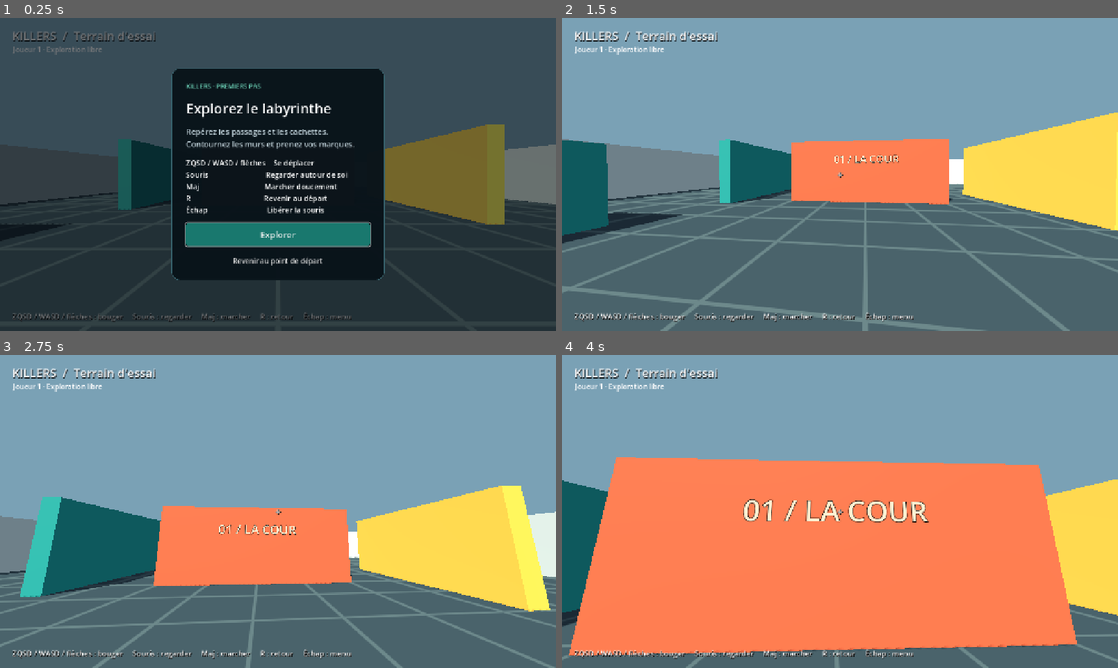
Above: before the commit, frames 1-4 (two rows, left to right).
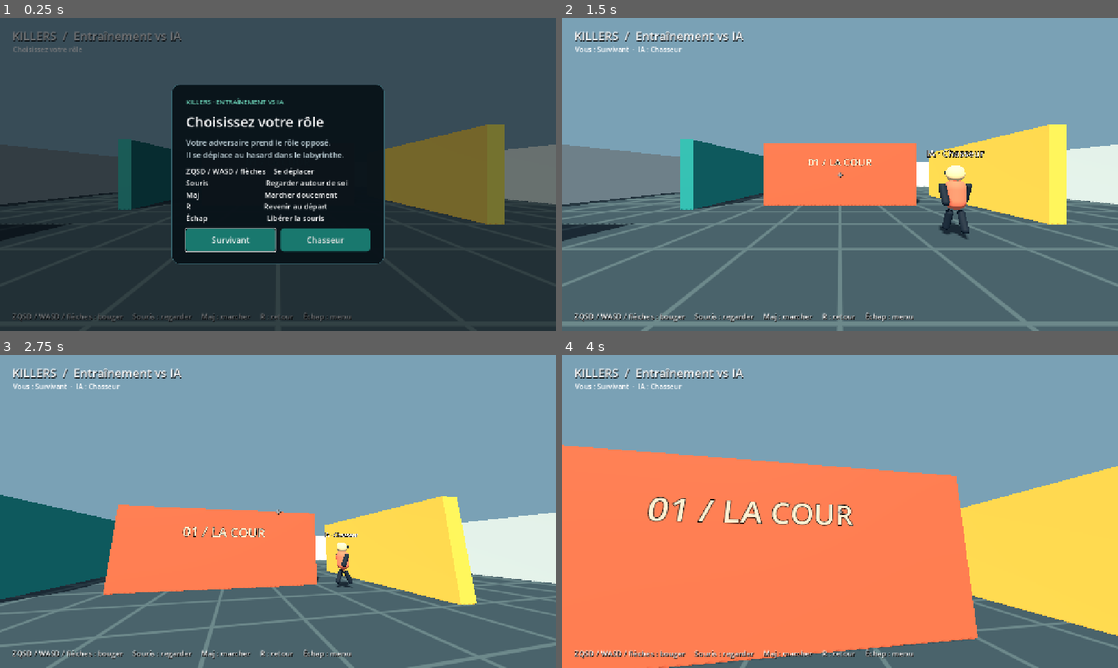
Above: after the commit, the same moments.

Repository: lemhaba10/games
Game: Godot game, scene res://scenes/practice_arena.tscn
Two runs of this game, one before a commit and one after it. Both use one fixed random seed, a clock stepped at 60 frames per second and the inputs below.
Inputs (mouse positions are in pixels of both pictures, inside the frame that each line leads up to):
- Up to frame 1 (0.25 s): no input
- Up to frame 2 (1.5 s): click (840, 233) at 0.5 s, where only the run before the commit has a clickable "Explorer"; click (789, 240) at 1.25 s, where only the run after the commit has a clickable "Survivant"
- Up to frame 3 (2.75 s): move the mouse to (305, 511) at 2.02 s; hold W (move_forward) from 2.03 s (still down); hold Shift (walk) from 2.03 s (still down)
- Up to frame 4 (4 s): keep holding W (move_forward); move the mouse to (812, 511) at 2.77 s; release Shift (walk) at 2.78 s; tap Shift (walk) at 2.85 s; move the mouse to (851, 505) at 3.52 s; hold Shift (walk) from 3.53 s (still down)

The runs differ from the first frame. In frame 1, 10% of the frame differs, in the area x 2-70%, y 4-84%; in frame 2, 21%, in the area x 0-100%, y 4-100%; in frame 3, 19%; in frame 4, 20%.

Commit message:
feat: add role selection and wandering AI training opponent

Diff:
--- /dev/null
+++ b/killers-game/config/ai_settings.gd
@@ -0,0 +1,7 @@
+class_name AISettings
+extends Resource
+
+@export_range(0.1, 2.0, 0.05) var speed_multiplier: float = 1.0
+@export_range(0.0, 5.0, 0.1, "suffix:s") var destination_pause: float = 0.4
+@export_range(1.0, 15.0, 0.5, "suffix:m") var minimum_trip_distance: float = 4.0
+@export_range(0.5, 5.0, 0.1, "suffix:s") var stuck_timeout: float = 1.5
--- /dev/null
+++ b/killers-game/config/ai_settings.tres
@@ -0,0 +1,10 @@
+[gd_resource type="Resource" script_class="AISettings" load_steps=2 format=3]
+
+[ext_resource type="Script" path="res://config/ai_settings.gd" id="1"]
+
+[resource]
+script = ExtResource("1")
+speed_multiplier = 1.0
+destination_pause = 0.4
+minimum_trip_distance = 4.0
+stuck_timeout = 1.5
--- a/killers-game/config/player_settings.gd
+++ b/killers-game/config/player_settings.gd
@@ -4,6 +4,7 @@
 
 @export_group("Déplacement")
 @export_range(0.5, 15.0, 0.1, "suffix:m/s") var run_speed: float = 5.0
+@export_range(0.5, 15.0, 0.1, "suffix:m/s") var hunter_run_speed: float = 5.2
 @export_range(0.5, 10.0, 0.1, "suffix:m/s") var walk_speed: float = 2.5
 @export_range(1.0, 60.0, 0.5, "suffix:m/s²") var acceleration: float = 24.0
 @export_range(1.0, 40.0, 0.5, "suffix:m/s²") var gravity: float = 20.0
--- a/killers-game/config/player_settings.tres
+++ b/killers-game/config/player_settings.tres
@@ -5,6 +5,7 @@
 [resource]
 script = ExtResource("1_settings")
 run_speed = 5.0
+hunter_run_speed = 5.2
 walk_speed = 2.5
 acceleration = 24.0
 gravity = 20.0
--- a/killers-game/scenes/player.tscn
+++ b/killers-game/scenes/player.tscn
@@ -8,6 +8,8 @@
 height = 1.8
 
 [node name="Player" type="CharacterBody3D"]
+collision_layer = 2
+collision_mask = 3
 script = ExtResource("1_player")
 settings = ExtResource("2_settings")
 floor_snap_length = 0.2
--- a/killers-game/scenes/practice_arena.tscn
+++ b/killers-game/scenes/practice_arena.tscn
@@ -1,8 +1,11 @@
-[gd_scene load_steps=37 format=3]
+[gd_scene load_steps=39 format=3]
 
 [ext_resource type="PackedScene" path="res://scenes/player.tscn" id="1_player"]
 [ext_resource type="Script" path="res://scripts/practice_arena.gd" id="2_arena"]
 [ext_resource type="Shader" path="res://materials/floor.gdshader" id="3_floor"]
+
+[ext_resource type="PackedScene" path="res://scenes/wandering_bot.tscn" id="4_bot"]
+[ext_resource type="Script" path="res://scripts/practice_navigation.gd" id="5_navigation"]
 
 [sub_resource type="Environment" id="Environment_day"]
 background_mode = 1
@@ -278,6 +281,13 @@
 [node name="Player" parent="." instance=ExtResource("1_player")]
 position = Vector3(0, 0.1, 10)
 
+[node name="Navigation" type="Node3D" parent="."]
+script = ExtResource("5_navigation")
+
+[node name="Bot" parent="." instance=ExtResource("4_bot")]
+position = Vector3(3, 0.1, 6)
+visible = false
+
 [node name="HUD" type="CanvasLayer" parent="."]
 
 [node name="Title" type="Label" parent="HUD"]
@@ -289,7 +299,7 @@
 theme_override_constants/shadow_offset_x = 1
 theme_override_constants/shadow_offset_y = 2
 theme_override_font_sizes/font_size = 27
-text = "KILLERS  /  Terrain d'essai"
+text = "KILLERS  /  Entraînement vs IA"
 
 [node name="PlayerName" type="Label" parent="HUD"]
 offset_left = 30.0
@@ -297,7 +307,7 @@
 offset_right = 400.0
 offset_bottom = 90.0
 theme_override_font_sizes/font_size = 16
-text = "Joueur 1 · Exploration libre"
+text = "Choisissez votre rôle"
 
 [node name="Help" type="Label" parent="HUD"]
 anchors_preset = 12
@@ -367,25 +377,25 @@
 
 [node name="Content" type="VBoxContainer" parent="HUD/Overlay/Center/Card/Margin"]
 layout_mode = 2
-theme_override_constants/separation = 18
+theme_override_constants/separation = 12
 
 [node name="Eyebrow" type="Label" parent="HUD/Overlay/Center/Card/Margin/Content"]
 layout_mode = 2
 theme_override_colors/font_color = Color(0.43, 0.84, 0.73, 1)
 theme_override_font_sizes/font_size = 15
-text = "KILLERS · PREMIERS PAS"
+text = "KILLERS · ENTRAÎNEMENT VS IA"
 
 [node name="Heading" type="Label" parent="HUD/Overlay/Center/Card/Margin/Content"]
 layout_mode = 2
 theme_override_font_sizes/font_size = 32
-text = "Explorez le labyrinthe"
+text = "Choisissez votre rôle"
 
 [node name="Description" type="Label" parent="HUD/Overlay/Center/Card/Margin/Content"]
 layout_mode = 2
 theme_override_colors/font_color = Color(0.75, 0.82, 0.85, 1)
 theme_override_font_sizes/font_size = 18
-text = "Repérez les passages et les cachettes.
-Contournez les murs et prenez vos marques."
+text = "Votre adversaire prend le rôle opposé.
+Il se déplace au hasard dans le labyrinthe."
 
 [node name="Controls" type="Label" parent="HUD/Overlay/Center/Card/Margin/Content"]
 layout_mode = 2
@@ -396,16 +406,36 @@
 R                                      Revenir au départ
 Échap                               Libérer la souris"
 
+[node name="Roles" type="HBoxContainer" parent="HUD/Overlay/Center/Card/Margin/Content"]
+layout_mode = 2
+theme_override_constants/separation = 12
+
+[node name="Survivor" type="Button" parent="HUD/Overlay/Center/Card/Margin/Content/Roles"]
+layout_mode = 2
+size_flags_horizontal = 3
+theme_override_font_sizes/font_size = 19
+theme_override_styles/normal = SubResource("Style_button")
+theme_override_styles/hover = SubResource("Style_hover")
+text = "Survivant"
+
+[node name="Hunter" type="Button" parent="HUD/Overlay/Center/Card/Margin/Content/Roles"]
+layout_mode = 2
+size_flags_horizontal = 3
+theme_override_font_sizes/font_size = 19
+theme_override_styles/normal = SubResource("Style_button")
+theme_override_styles/hover = SubResource("Style_hover")
+text = "Chasseur"
+
 [node name="Resume" type="Button" parent="HUD/Overlay/Center/Card/Margin/Content"]
 layout_mode = 2
 theme_override_font_sizes/font_size = 20
 theme_override_styles/normal = SubResource("Style_button")
 theme_override_styles/hover = SubResource("Style_hover")
 theme_override_styles/pressed = SubResource("Style_button")
-text = "Explorer"
+text = "Reprendre"
 
 [node name="Reset" type="Button" parent="HUD/Overlay/Center/Card/Margin/Content"]
 layout_mode = 2
 theme_override_font_sizes/font_size = 16
-text = "Revenir au point de départ"
+text = "Recommencer l’entraînement"
 flat = true
--- /dev/null
+++ b/killers-game/scenes/wandering_bot.tscn
@@ -0,0 +1,98 @@
+[gd_scene load_steps=11 format=3]
+
+[ext_resource type="Script" path="res://scripts/wandering_bot.gd" id="1"]
+[ext_resource type="Resource" path="res://config/player_settings.tres" id="2"]
+[ext_resource type="Resource" path="res://config/ai_settings.tres" id="3"]
+
+[sub_resource type="CapsuleShape3D" id="Body"]
+radius = 0.35
+height = 1.8
+
+[sub_resource type="StandardMaterial3D" id="Dark"]
+albedo_color = Color(0.08, 0.13, 0.18, 1)
+roughness = 0.8
+
+[sub_resource type="StandardMaterial3D" id="Skin"]
+albedo_color = Color(0.90, 0.74, 0.54, 1)
+roughness = 0.85
+
+[sub_resource type="CapsuleMesh" id="Torso"]
+radius = 0.26
+height = 0.8
+
+[sub_resource type="SphereMesh" id="Head"]
+material = SubResource("Skin")
+radius = 0.22
+height = 0.44
+
+[sub_resource type="CapsuleMesh" id="Limb"]
+material = SubResource("Dark")
+radius = 0.09
+height = 0.6
+
+[sub_resource type="BoxMesh" id="Visor"]
+material = SubResource("Dark")
+size = Vector3(0.30, 0.1, 0.1)
+
+[node name="Bot" type="CharacterBody3D"]
+collision_layer = 2
+collision_mask = 3
+script = ExtResource("1")
+movement_settings = ExtResource("2")
+ai_settings = ExtResource("3")
+floor_snap_length = 0.2
+
+[node name="Collision" type="CollisionShape3D" parent="."]
+position = Vector3(0, 0.9, 0)
+shape = SubResource("Body")
+
+[node name="Model" type="Node3D" parent="."]
+
+[node name="Torso" type="MeshInstance3D" parent="Model"]
+position = Vector3(0, 1.08, 0)
+mesh = SubResource("Torso")
+
+[node name="Head" type="MeshInstance3D" parent="Model"]
+position = Vector3(0, 1.62, 0)
+mesh = SubResource("Head")
+
+[node name="Visor" type="MeshInstance3D" parent="Model"]
+position = Vector3(0, 1.65, -0.19)
+mesh = SubResource("Visor")
+
+[node name="LeftArm" type="Node3D" parent="Model"]
+position = Vector3(-0.34, 1.32, 0)
+
+[node name="Mesh" type="MeshInstance3D" parent="Model/LeftArm"]
+position = Vector3(0, -0.24, 0)
+mesh = SubResource("Limb")
+
+[node name="RightArm" type="Node3D" parent="Model"]
+position = Vector3(0.34, 1.32, 0)
+
+[node name="Mesh" type="MeshInstance3D" parent="Model/RightArm"]
+position = Vector3(0, -0.24, 0)
+mesh = SubResource("Limb")
+
+[node name="LeftLeg" type="Node3D" parent="Model"]
+position = Vector3(-0.14, 0.65, 0)
+
+[node name="Mesh" type="MeshInstance3D" parent="Model/LeftLeg"]
+position = Vector3(0, -0.27, 0)
+mesh = SubResource("Limb")
+
+[node name="RightLeg" type="Node3D" parent="Model"]
+position = Vector3(0.14, 0.65, 0)
+
+[node name="Mesh" type="MeshInstance3D" parent="Model/RightLeg"]
+position = Vector3(0, -0.27, 0)
+mesh = SubResource("Limb")
+
+[node name="Name" type="Label3D" parent="."]
+position = Vector3(0, 2.15, 0)
+billboard = 1
+pixel_size = 0.006
+font_size = 40
+outline_size = 8
+text = "IA · Chasseur"
+no_depth_test = false
--- a/killers-game/scripts/player.gd
+++ b/killers-game/scripts/player.gd
@@ -5,6 +5,7 @@
 @onready var camera: Camera3D = $Camera3D
 
 var controls_active: bool = false
+var role: StringName = &"survivor"
 var spawn_transform: Transform3D
 
 
@@ -27,7 +28,7 @@
 
 func _physics_process(delta: float) -> void:
 	var direction := Vector3.ZERO
-	var speed := settings.run_speed
+	var speed := settings.hunter_run_speed if role == &"hunter" else settings.run_speed
 	if controls_active:
 		var movement := Input.get_vector("move_left", "move_right", "move_forward", "move_back")
 		direction = global_basis * Vector3(movement.x, 0.0, movement.y)
--- a/killers-game/scripts/practice_arena.gd
+++ b/killers-game/scripts/practice_arena.gd
@@ -1,22 +1,52 @@
 extends Node3D
 
 @onready var player: CharacterBody3D = $Player
+@onready var bot: CharacterBody3D = $Bot
+@onready var navigation: PracticeNavigation = $Navigation
 @onready var overlay: Control = $HUD/Overlay
 @onready var crosshair: Control = $HUD/Crosshair
 @onready var resume_button: Button = $HUD/Overlay/Center/Card/Margin/Content/Resume
 @onready var reset_button: Button = $HUD/Overlay/Center/Card/Margin/Content/Reset
+@onready var survivor_button: Button = $HUD/Overlay/Center/Card/Margin/Content/Roles/Survivor
+@onready var hunter_button: Button = $HUD/Overlay/Center/Card/Margin/Content/Roles/Hunter
+@onready var heading: Label = $HUD/Overlay/Center/Card/Margin/Content/Heading
+
+var has_selected_role: bool = false
 
 
 func _ready() -> void:
 	resume_button.pressed.connect(_resume)
 	reset_button.pressed.connect(_reset)
+	survivor_button.pressed.connect(start_training.bind(&"survivor"))
+	hunter_button.pressed.connect(start_training.bind(&"hunter"))
+	bot.navigation = navigation
+	survivor_button.disabled = true
+	hunter_button.disabled = true
 	_set_active(false)
-	resume_button.grab_focus()
+	# Attendre l'enregistrement des collisions dans le serveur physique.
+	await get_tree().physics_frame
+	await get_tree().physics_frame
+	navigation.build()
+	survivor_button.disabled = not navigation.ready_for_paths
+	hunter_button.disabled = not navigation.ready_for_paths
+	survivor_button.grab_focus()
+
+
+func start_training(role: StringName) -> void:
+	if role not in [&"survivor", &"hunter"] or not navigation.ready_for_paths:
+		return
+	has_selected_role = true
+	player.role = role
+	bot.set_role(&"hunter" if role == &"survivor" else &"survivor")
+	bot.visible = true
+	$HUD/PlayerName.text = "Vous : Survivant  ·  IA : Chasseur" if role == &"survivor" else "Vous : Chasseur  ·  IA : Survivant"
+	_reset()
 
 
 func _unhandled_input(event: InputEvent) -> void:
 	if event.is_action_pressed("ui_cancel"):
-		_set_active(not player.controls_active)
+		if has_selected_role:
+			_set_active(not player.controls_active)
 		get_viewport().set_input_as_handled()
 	elif event.is_action_pressed("reset_position") and player.controls_active:
 		player.reset_to_spawn()
@@ -34,16 +64,25 @@
 
 func _reset() -> void:
 	player.reset_to_spawn()
+	bot.reset_to_spawn()
 	_set_active(true)
 
 
 func _set_active(active: bool) -> void:
+	active = active and has_selected_role
 	player.set_controls_active(active)
+	bot.set_active(active)
 	overlay.visible = not active
 	crosshair.visible = active
+	resume_button.visible = has_selected_role
+	reset_button.visible = has_selected_role
+	heading.text = "Entraînement en pause" if has_selected_role else "Choisissez votre rôle"
 	Input.mouse_mode = Input.MOUSE_MODE_CAPTURED if active else Input.MOUSE_MODE_VISIBLE
 	if not active:
-		resume_button.grab_focus()
+		if has_selected_role:
+			resume_button.grab_focus()
+		elif not survivor_button.disabled:
+			survivor_button.grab_focus()
 
 
 func _exit_tree() -> void:
--- /dev/null
+++ b/killers-game/scripts/practice_navigation.gd
@@ -0,0 +1,70 @@
+class_name PracticeNavigation
+extends Node3D
+## Grille au sol de cette arène plane, calculée depuis ses collisions statiques.
+
+@export var grid_region := Rect2i(-14, -14, 29, 29)
+@export_range(0.5, 2.0, 0.1) var cell_size: float = 1.0
+@export_range(0.35, 0.8, 0.05) var clearance_radius: float = 0.55
+
+var grid := AStarGrid2D.new()
+var free_cells: Array[Vector2i] = []
+var ready_for_paths: bool = false
+
+
+func build() -> void:
+	grid.region = grid_region
+	grid.cell_size = Vector2.ONE * cell_size
+	grid.diagonal_mode = AStarGrid2D.DIAGONAL_MODE_NEVER
+	grid.default_compute_heuristic = AStarGrid2D.HEURISTIC_MANHATTAN
+	grid.default_estimate_heuristic = AStarGrid2D.HEURISTIC_MANHATTAN
+	grid.update()
+	free_cells.clear()
+	var capsule := CapsuleShape3D.new()
+	capsule.radius = clearance_radius
+	capsule.height = 1.8
+	var query := PhysicsShapeQueryParameters3D.new()
+	query.shape = capsule
+	query.collision_mask = 1 # Décor uniquement ; les personnages occupent la couche 2.
+	var space := get_world_3d().direct_space_state
+	for x in range(grid_region.position.x, grid_region.end.x):
+		for z in range(grid_region.position.y, grid_region.end.y):
+			var cell := Vector2i(x, z)
+			query.transform = Transform3D(Basis.IDENTITY, Vector3(x * cell_size, 1.0, z * cell_size))
+			var blocked := not space.intersect_shape(query, 1).is_empty()
+			grid.set_point_solid(cell, blocked)
+			if not blocked:
+				free_cells.append(cell)
+	ready_for_paths = not free_cells.is_empty()
+
+
+func nearest_cell(point: Vector3) -> Vector2i:
+	var nearest := Vector2i.ZERO
+	var best_distance := INF
+	for cell in free_cells:
+		var distance := Vector2(point.x, point.z).distance_squared_to(Vector2(cell) * cell_size)
+		if distance < best_distance:
+			nearest = cell
+			best_distance = distance
+	return nearest
+
+
+func path_between(from: Vector3, to: Vector3) -> PackedVector3Array:
+	var path := PackedVector3Array()
+	if not ready_for_paths:
+		return path
+	for point in grid.get_point_path(nearest_cell(from), nearest_cell(to)):
+		path.append(Vector3(point.x, 0.0, point.y))
+	return path
+
+
+func random_path(from: Vector3, rng: RandomNumberGenerator, minimum_distance: float) -> PackedVector3Array:
+	if not ready_for_paths:
+		return PackedVector3Array()
+	for attempt in 24:
+		var destination := Vector2(free_cells[rng.randi_range(0, free_cells.size() - 1)]) * cell_size
+		if destination.distance_to(Vector2(from.x, from.z)) < minimum_distance:
+			continue
+		var path := path_between(from, Vector3(destination.x, 0.0, destination.y))
+		if path.size() > 1:
+			return path
+	return PackedVector3Array()
--- /dev/null
+++ b/killers-game/scripts/wandering_bot.gd
@@ -0,0 +1,112 @@
+extends CharacterBody3D
+
+@export var movement_settings: PlayerSettings
+@export var ai_settings: AISettings
+
+@onready var model: Node3D = $Model
+@onready var torso: MeshInstance3D = $Model/Torso
+@onready var name_label: Label3D = $Name
+
+var navigation: PracticeNavigation
+var role: StringName = &"hunter"
+var active: bool = false
+var spawn_transform: Transform3D
+var route := PackedVector3Array()
+var waypoint: int = 0
+var pause_remaining: float = 0.0
+var stuck_time: float = 0.0
+var animation_time: float = 0.0
+var destinations_chosen: int = 0
+var rng := RandomNumberGenerator.new()
+
+
+func _ready() -> void:
+	spawn_transform = global_transform
+	rng.randomize()
+	set_role(role)
+
+
+func set_role(new_role: StringName) -> void:
+	role = new_role
+	var material := StandardMaterial3D.new()
+	material.albedo_color = Color("e3694f") if role == &"hunter" else Color("36cdb3")
+	material.roughness = 0.8
+	torso.material_override = material
+	name_label.text = "IA · Chasseur" if role == &"hunter" else "IA · Survivant"
+
+
+func movement_speed() -> float:
+	var speed := movement_settings.hunter_run_speed if role == &"hunter" else movement_settings.run_speed
+	return speed * ai_settings.speed_multiplier
+
+
+func set_active(value: bool) -> void:
+	active = value
+	if not active:
+		velocity = Vector3.ZERO
+
+
+func reset_to_spawn() -> void:
+	global_transform = spawn_transform
+	velocity = Vector3.ZERO
+	route.clear()
+	waypoint = 0
+	pause_remaining = 0.0
+	stuck_time = 0.0
+	animation_time = 0.0
+	_animate(0.0)
+
+
+func _physics_process(delta: float) -> void:
+	if not active or navigation == null or not navigation.ready_for_paths:
+		return
+	var horizontal := Vector3.ZERO
+	if pause_remaining > 0.0:
+		pause_remaining -= delta
+	else:
+		if waypoint >= route.size():
+			route = navigation.random_path(global_position, rng, ai_settings.minimum_trip_distance)
+			waypoint = 0
+			if not route.is_empty():
+				destinations_chosen += 1
+			else:
+				pause_remaining = 0.5
+		if waypoint < route.size():
+			var offset := route[waypoint] - global_position
+			offset.y = 0.0
+			if offset.length() < 0.08:
+				waypoint += 1
+				if waypoint >= route.size():
+					pause_remaining = ai_settings.destination_pause
+			else:
+				horizontal = offset.normalized() * minf(movement_speed(), offset.length() / delta)
+	velocity.x = horizontal.x
+	velocity.z = horizontal.z
+	if not is_on_floor():
+		velocity.y -= movement_settings.gravity * delta
+	else:
+		velocity.y = 0.0
+	var previous := global_position
+	move_and_slide()
+	var travelled := Vector2(global_position.x - previous.x, global_position.z - previous.z).length()
+	if horizontal.length() > 0.1 and travelled < 0.01:
+		stuck_time += delta
+		if stuck_time >= ai_settings.stuck_timeout:
+			route.clear()
+			stuck_time = 0.0
+	else:
+		stuck_time = 0.0
+	if travelled > 0.001:
+		model.rotation.y = lerp_angle(model.rotation.y, atan2(-horizontal.x, -horizontal.z), minf(delta * 10.0, 1.0))
+		animation_time += travelled * 2.5
+	_animate(minf(travelled / delta, 1.0))
+	if global_position.y < -10.0:
+		reset_to_spawn()
+
+
+func _animate(weight: float) -> void:
+	var swing := sin(animation_time) * 0.45 * weight
+	$Model/LeftLeg.rotation.x = swing
+	$Model/RightLeg.rotation.x = -swing
+	$Model/LeftArm.rotation.x = -swing
+	$Model/RightArm.rotation.x = swing
--- /dev/null
+++ b/killers-game/tests/test_ai_training.gd
@@ -0,0 +1,103 @@
+extends SceneTree
+
+var failures: int = 0
+
+
+func _initialize() -> void:
+	_run.call_deferred()
+
+
+func _frames(count: int) -> void:
+	for index in count:
+		await physics_frame
+
+
+func _check(condition: bool, description: String) -> void:
+	if condition:
+		print("PASS: ", description)
+	else:
+		failures += 1
+		push_error(description)
+
+
+func _run() -> void:
+	var arena = load("res://scenes/practice_arena.tscn").instantiate()
+	root.add_child(arena)
+	current_scene = arena
+	await _frames(30)
+	var bot = arena.bot
+	var player = arena.player
+	var navigation = arena.navigation
+	_check(navigation.ready_for_paths and navigation.free_cells.size() > 100, "Navigation builds from arena collisions")
+	_check(not bot.active and not bot.visible, "Opponent waits for role selection")
+	arena._set_active(true)
+	_check(not player.controls_active, "Cannot bypass role selection")
+
+	arena.survivor_button.pressed.emit()
+	_check(player.role == &"survivor" and bot.role == &"hunter", "Survivor button assigns a hunter opponent")
+	_check(bot.active and bot.visible and player.controls_active, "Role selection starts both characters")
+	_check(is_equal_approx(bot.movement_speed(), player.settings.hunter_run_speed), "Hunter AI uses configured hunter speed")
+	bot.rng.seed = 42
+	var start: Vector3 = bot.position
+	await _frames(120)
+	_check(bot.position.distance_to(start) > 2.0, "Opponent moves autonomously")
+
+	arena._set_active(false)
+	var paused_position: Vector3 = bot.position
+	await _frames(120)
+	_check(bot.position.is_equal_approx(paused_position), "Menu freezes opponent movement")
+	_check(not player.controls_active and Input.mouse_mode == Input.MOUSE_MODE_VISIBLE, "Menu releases player controls")
+
+	arena.hunter_button.pressed.emit()
+	_check(player.role == &"hunter" and bot.role == &"survivor", "Hunter button assigns a survivor opponent")
+	_check(is_equal_approx(bot.movement_speed(), player.settings.run_speed), "Survivor AI uses configured survivor speed")
+	_check(player.position.is_equal_approx(Vector3(0, 0.1, 10)), "Changing role resets the player")
+	_check(bot.position.is_equal_approx(Vector3(3, 0.1, 6)), "Changing role resets the opponent")
+
+	# A route must really pass around the central wall, not merely stop against it.
+	bot.position = Vector3(0, 0.1, 6)
+	bot.route = navigation.path_between(bot.position, Vector3(0, 0, -6))
+	bot.waypoint = 0
+	bot.pause_remaining = 0.0
+	var went_around: bool = false
+	var arrived: bool = false
+	for frame in 420:
+		await physics_frame
+		went_around = went_around or absf(bot.position.x) >= 4.5
+		if Vector2(bot.position.x, bot.position.z + 6.0).length() < 0.2:
+			arrived = true
+			break
+	_check(arrived and went_around, "Opponent follows a route around the wall")
+
+	# Observe two minutes of random walking, including corners and repeated destinations.
+	bot.reset_to_spawn()
+	bot.rng.seed = 17
+	var capsule := CapsuleShape3D.new()
+	capsule.radius = 0.30
+	capsule.height = 1.6
+	var query := PhysicsShapeQueryParameters3D.new()
+	query.shape = capsule
+	query.collision_mask = 1
+	var safe: bool = true
+	var travelled: float = 0.0
+	var previous: Vector3 = bot.position
+	var initial_destinations: int = bot.destinations_chosen
+	for frame in 7200:
+		await physics_frame
+		travelled += bot.position.distance_to(previous)
+		previous = bot.position
+		if frame % 30 == 0:
+			query.transform = Transform3D(Basis.IDENTITY, bot.global_position + Vector3(0, 0.95, 0))
+			safe = safe and bot.get_world_3d().direct_space_state.intersect_shape(query, 1).is_empty()
+			safe = safe and absf(bot.position.x) < 14.7 and absf(bot.position.z) < 14.7 and bot.position.y > -0.1
+	_check(safe, "Random walking respects walls, floor and arena boundaries")
+	_check(travelled > 100.0 and bot.destinations_chosen - initial_destinations >= 5, "Opponent keeps selecting new destinations without getting stuck")
+
+	bot.ai_settings = bot.ai_settings.duplicate()
+	bot.ai_settings.speed_multiplier = 0.5
+	_check(is_equal_approx(bot.movement_speed(), player.settings.run_speed * 0.5), "AI speed multiplier is configurable")
+	arena._reset()
+	_check(bot.position.is_equal_approx(Vector3(3, 0.1, 6)) and bot.route.is_empty(), "Restart clears opponent route and restores spawn")
+	_check(player.role == &"hunter" and bot.role == &"survivor", "Restart preserves selected roles")
+	print("AI training validation: ", failures, " failure(s)")
+	quit(1 if failures else 0)
--- a/killers-game/tests/test_first_step.gd
+++ b/killers-game/tests/test_first_step.gd
@@ -31,7 +31,10 @@
 	_check(absf(player.position.y) < 0.05, "Feet stay at floor height")
 	_check(not player.controls_active, "The welcome screen starts with free mouse and no movement")
 
-	arena._set_active(true)
+	arena.start_training(&"survivor")
+	# Isoler les tests du contrôleur des collisions avec le personnage mobile.
+	arena.bot.set_active(false)
+	arena.bot.collision_layer = 0
 	Input.action_press("move_forward")
 	await _frames(60)
 	Input.action_release("move_forward")
Not shown, added: killers-game/config/ai_settings.gd.uid
Not shown, added: killers-game/scripts/practice_navigation.gd.uid
Not shown, added: killers-game/scripts/wandering_bot.gd.uid
Not shown, added: killers-game/tests/test_ai_training.gd.uid
Not shown, changed: killers/AGENTS.md
Not shown, changed: killers/GAME_DESIGN.md
